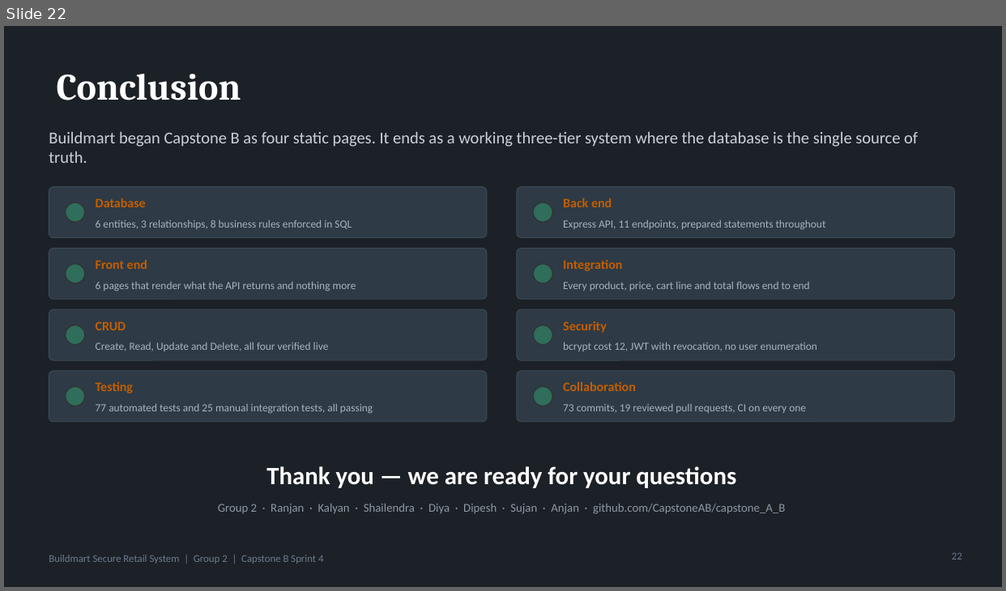
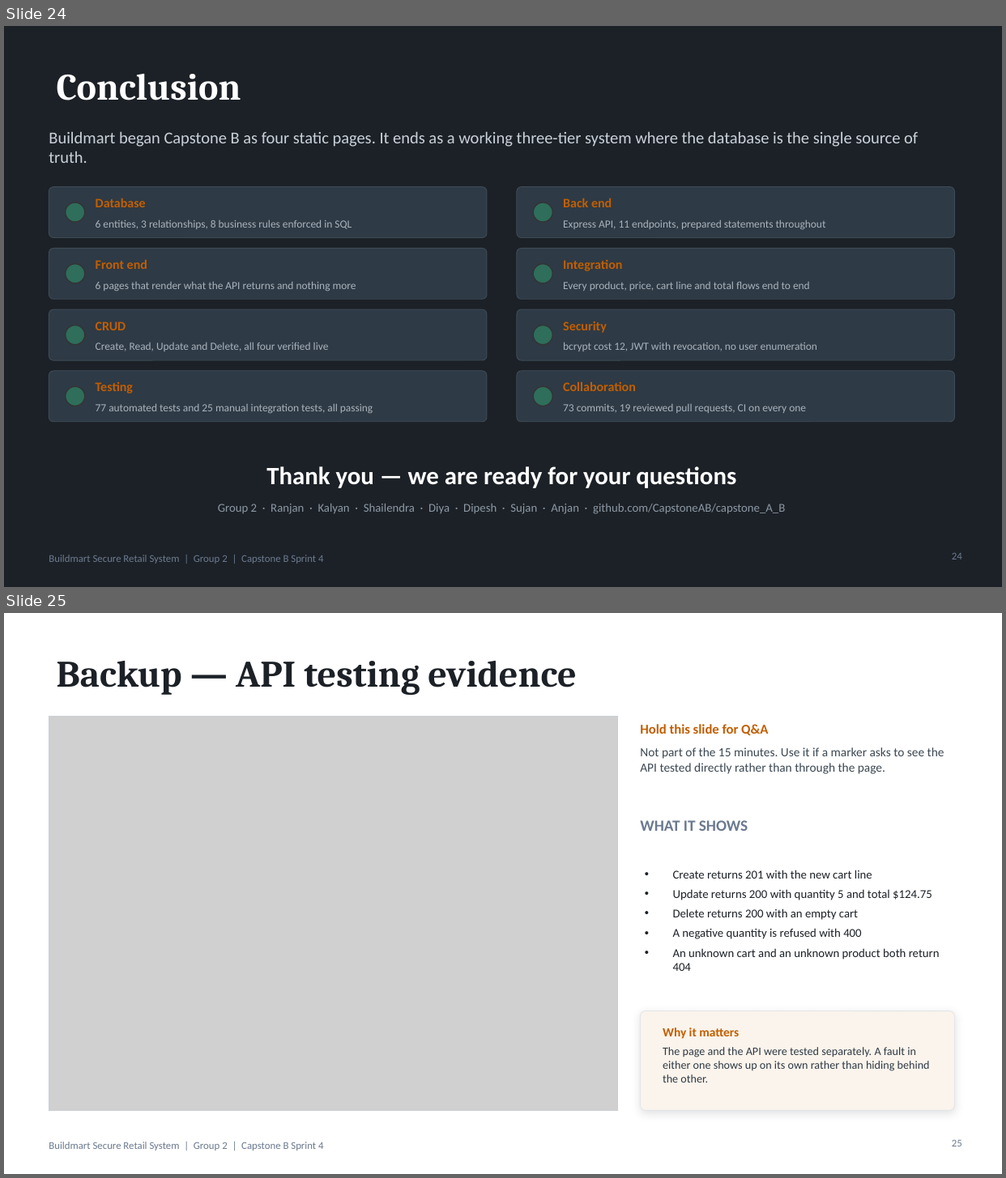
Before and after one commit to CapstoneAB/capstone_A_B, a slide deck: docs/sprint4/presentation/Buildmart-Sprint4-Final-Presentation.pptx. Shown one above the other, each under a label of ours: slide 22 before the commit, slides 24 and 25 after it. The pictures are 1006x591 and 1006x1178 pixels, drawn with LibreOffice and Linux fonts; fonts in the diff are those of the drawing; grey boxes stand for pictures. Boxes give left, top, right and bottom in pixels: in the first picture for what was removed or moved away, otherwise in the second. Text is boxed around its words. In the diff, an @@ line names an element or a change of style, - is before the commit and + after.

```diff
--- a/docs/sprint4/presentation/Buildmart-Sprint4-Final-Presentation.pptx
+++ b/docs/sprint4/presentation/Buildmart-Sprint4-Final-Presentation.pptx
@@ slide 25 added at <box>4,613,1002,1174</box>, background #FFFFFF; not listed: 1 template element that a slide beside it also shows @@
@@ title added at <box>57,661,576,695</box>, 36 pt, text #1C2127, bold @@
+Backup — API testing evidence
@@ picture added at <box>49,717,618,1111</box> @@
@@ rectangle added at <box>49,717,618,1111</box>, outline #C8D0D6 0.75 pt @@
@@ text added at <box>640,724,768,735</box>, 13 pt, text #C25E00, bold @@
+Hold this slide for Q&A
@@ text added at <box>640,747,944,774</box>, 12 pt, text #3C4852 @@
+Not part of the 15 minutes. Use it if a marker asks to see the API tested directly rather than through the page.
@@ text added at <box>640,820,748,831</box>, 15 pt, text #6B7A8F, bold @@
+WHAT IT SHOWS
@@ text added at <box>673,870,940,971</box>, 11.5 pt, text #1C2127 @@
+• Create returns 201 with the new cart line
+• Update returns 200 with quantity 5 and total $124.75
+• Delete returns 200 with an empty cart
+• A negative quantity is refused with 400
+• An unknown cart and an unknown product both return 404
@@ rounded rectangle added at <box>641,1012,955,1111</box>, fill #FBF4EC, outline #E2E6E9 0.75 pt @@
@@ text added at <box>663,1028,739,1039</box>, 12 pt, text #C25E00, bold @@
+Why it matters
@@ text added at <box>663,1047,930,1083</box>, 11 pt, text #2E3A45 @@
+The page and the API were tested separately. A fault in either one shows up on its own rather than hiding behind the other.
@@ page number added at <box>952,1140,962,1147</box>, 10 pt, text #6B7A8F @@
+25
@@ what was slide 22 is now slide 24 @@
@@ page number at <box>952,553,962,560</box>: text changed @@
-22
+24
```
Also in this commit, not shown: 2 other slides added, 12 other files.
